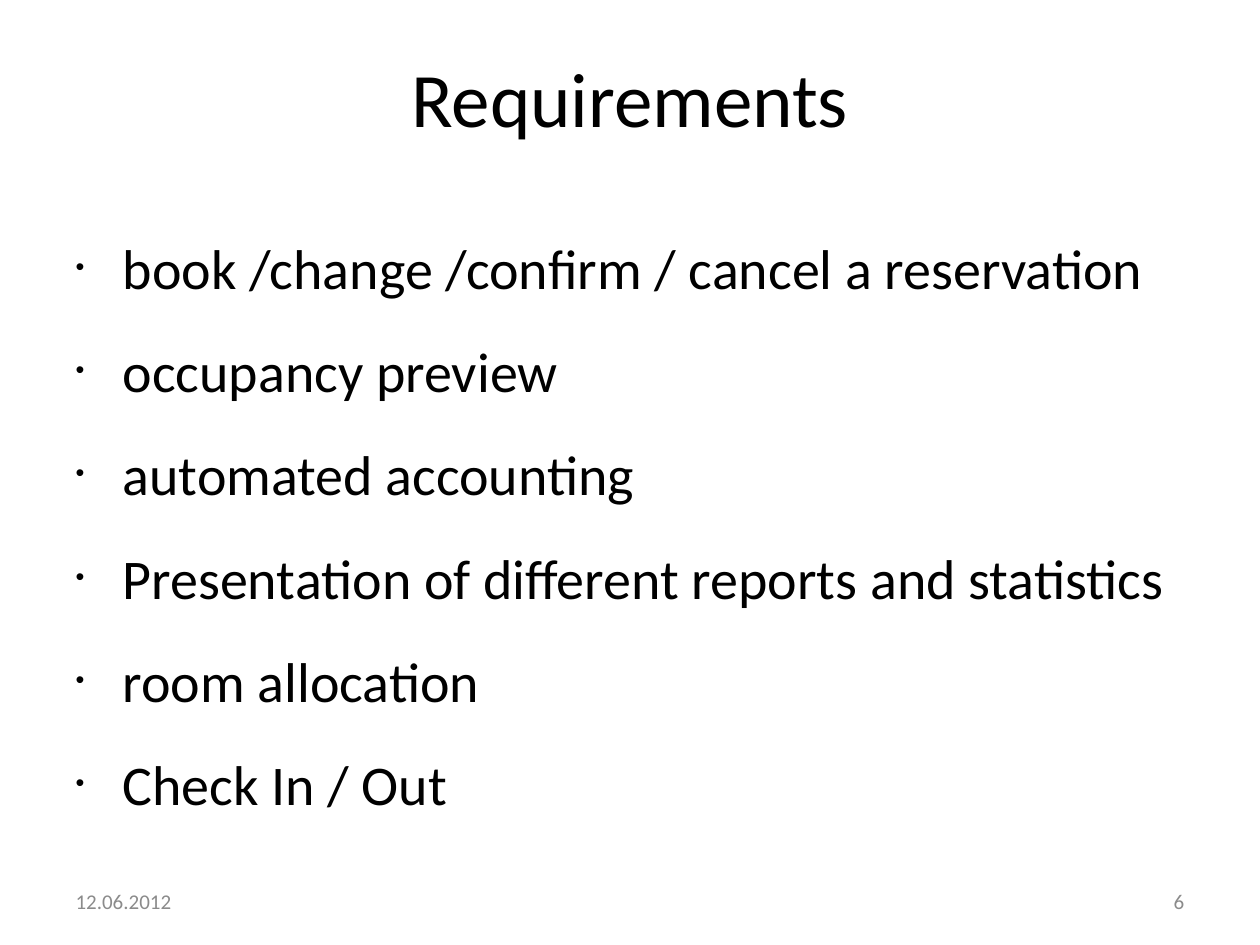
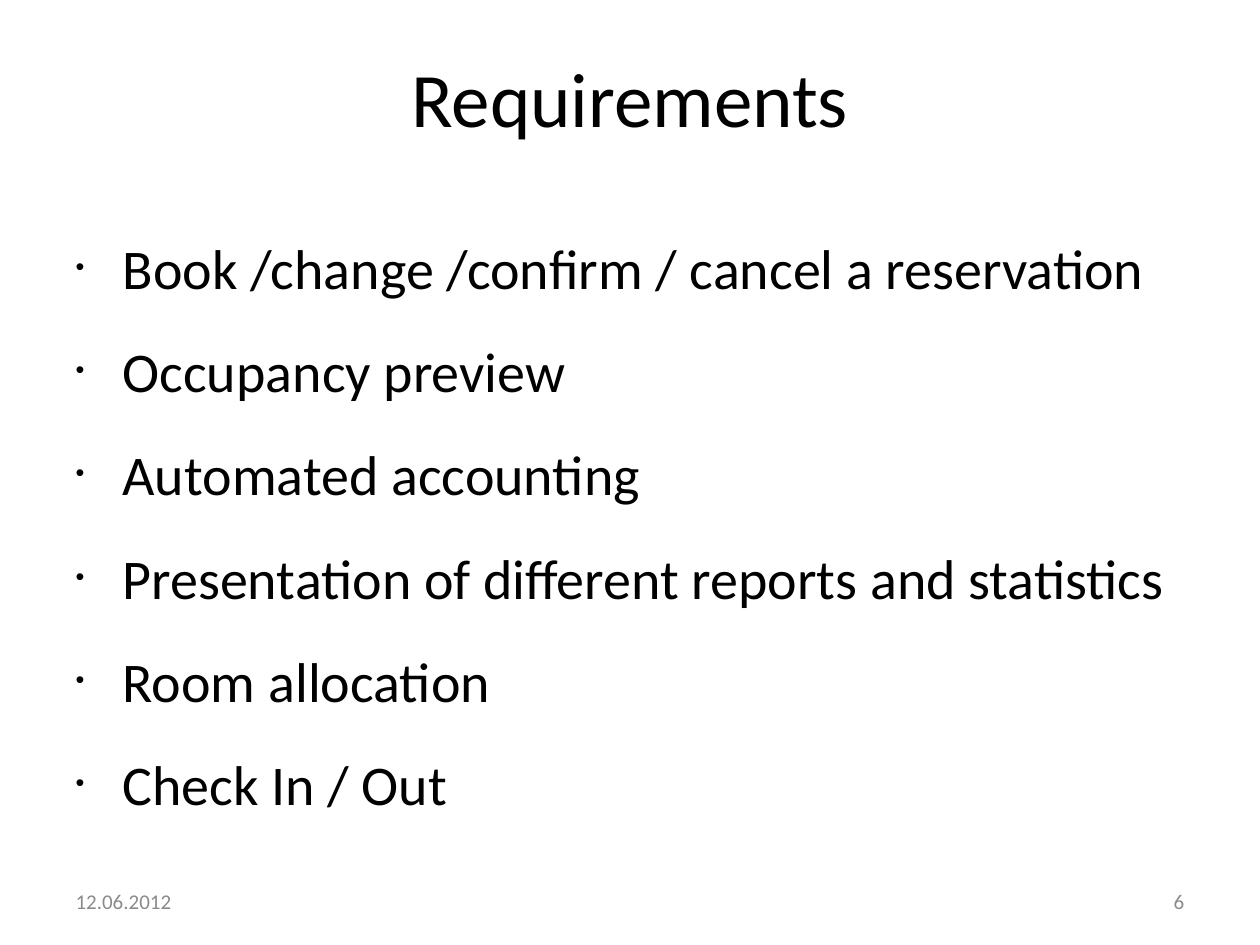
Before and after one commit to markusmo/HotelSoftware, a slide deck: slide 6 of Documentation/Praesentation/PresentationRoomanizer.pptx. Drawn at 1260x945 pixels with LibreOffice and Linux fonts; fonts in the diff are those of the drawing. Boxes give left, top, right and bottom in pixels: in the first picture for what was removed or moved away, otherwise in the second. Text is boxed around its words. In the diff, an @@ line names an element or a change of style, - is before the commit and + after.

```diff
--- a/Documentation/Praesentation/PresentationRoomanizer.pptx
+++ b/Documentation/Praesentation/PresentationRoomanizer.pptx
@@ text at (123,250,1143,505): text changed @@
-• book /change /confirm / cancel a reservation
-• occupancy preview
-• automated accounting
+• Book /change /confirm / cancel a reservation
+• Occupancy preview
+• Automated accounting
@@ text at (123,663,490,703): text changed @@
-• room allocation
+• Room allocation
```
Also in this commit, not shown: 8 other slides changed.
